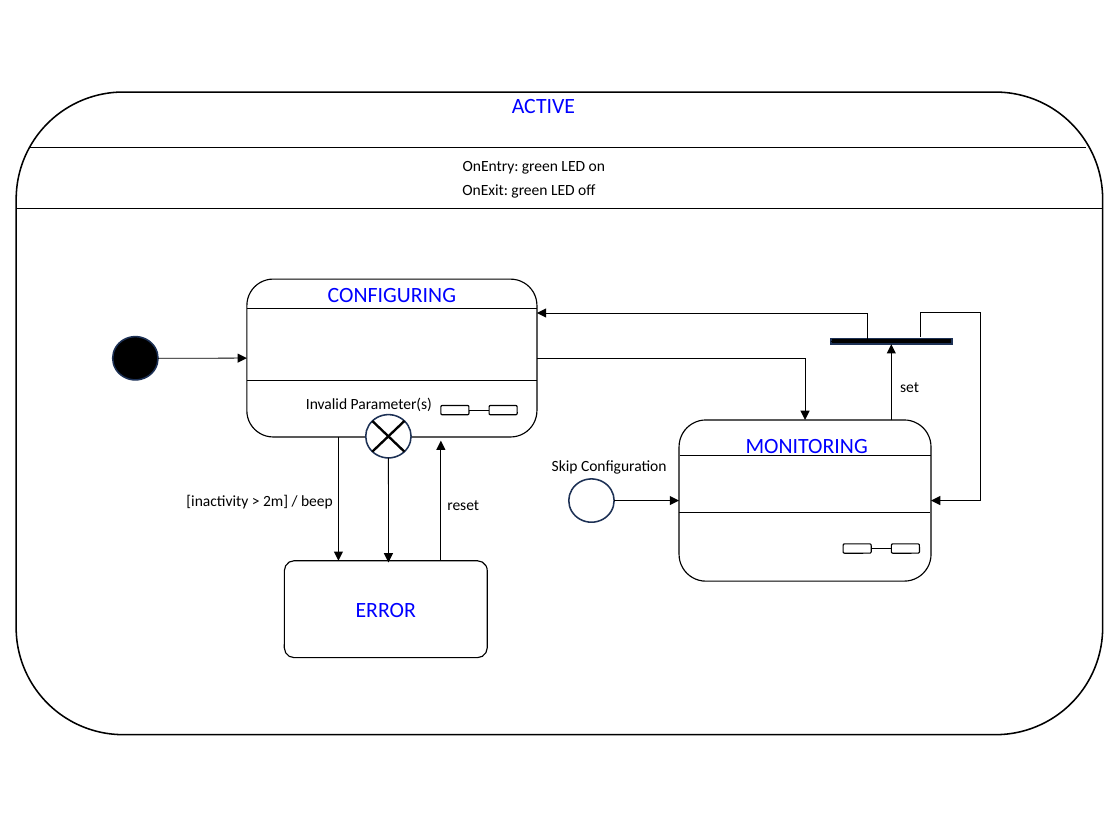
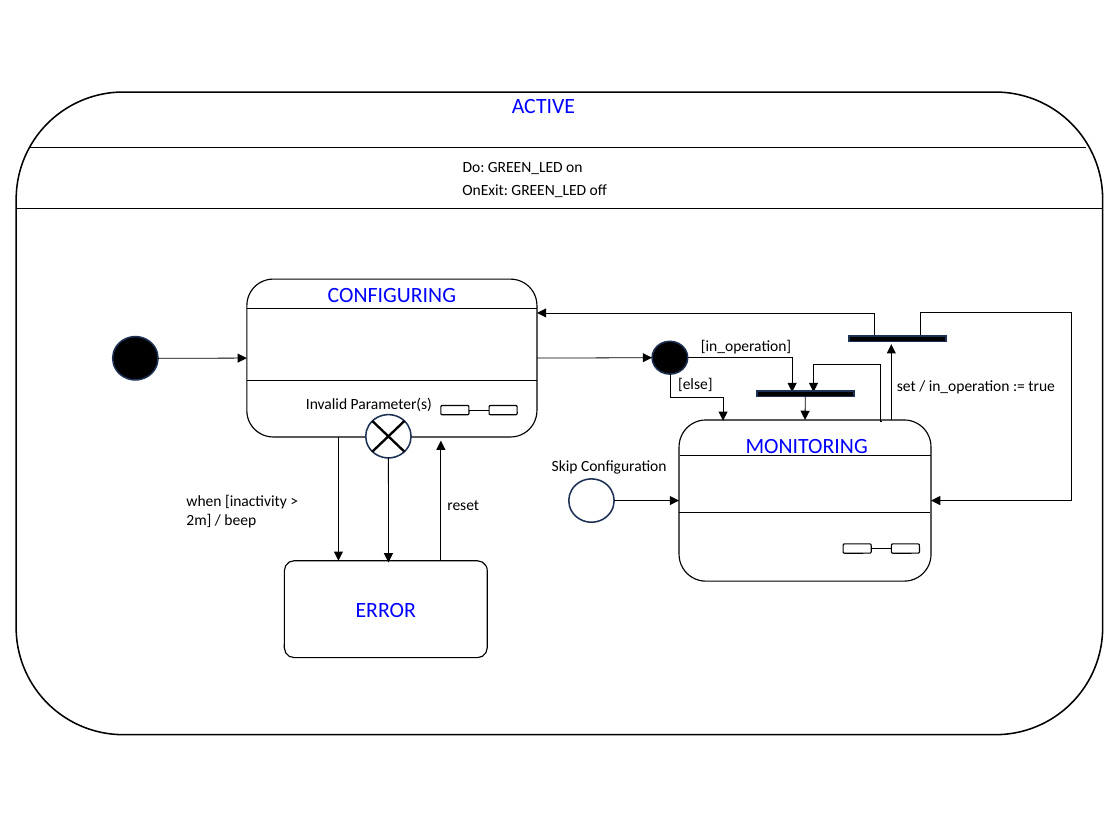
Before and after one commit to NathanGrenier/SOEN-331, a slide deck: slide 3 of Assignment3/Patel-Grenier.pptx. Drawn at 1120x840 pixels with LibreOffice and Linux fonts; fonts in the diff are those of the drawing. Boxes give left, top, right and bottom in pixels: in the first picture for what was removed or moved away, otherwise in the second. Text is boxed around its words. In the diff, an @@ line names an element or a change of style, - is before the commit and + after.

```diff
--- a/Assignment3/Patel-Grenier.pptx
+++ b/Assignment3/Patel-Grenier.pptx
@@ text at (463,162,582,174): text changed @@
-OnEntry: green LED on
+Do: GREEN_LED on
@@ text at (462,184,607,197): text changed @@
-OnExit: green LED off
+OnExit: GREEN_LED off
@@ elbow arrow moved from (831, 342) - (536, 312) to (874, 336) - (536, 312) @@
@@ elbow arrow (921, 337) - (931, 501): route changed @@
@@ arrow added from (536, 358) to (652, 357), #000000 0.5 pt @@
@@ ellipse added at (652,342,688,374), fill #000000, outline #1E3256 1 pt @@
@@ elbow arrow moved from (536, 358) - (805, 420) to (654, 358) - (792, 392) @@
@@ text added at (701,339,791,354), 10 pt, text #000000 @@
+[in_operation]
@@ rectangle: place and size @@
-rectangle at (831,338,952,344)
+rectangle at (849,336,946,342)
@@ elbow arrow added from (670, 374) to (724, 421), #000000 0.5 pt @@
@@ text added at (678,377,713,391), 10 pt, text #000000 @@
+[else]
@@ elbow arrow added from (881, 421) to (813, 392), #000000 0.5 pt @@
@@ text at (897,380,1054,394): text changed @@
-set
+set / in_operation := true
@@ rectangle added at (757,391,855,396), fill #000000, outline #1E3256 1 pt @@
@@ arrow added from (805, 396) to (805, 420), #000000 0.5 pt @@
@@ text at (186,494,287,528): text changed @@
-[inactivity > 2m] / beep
+when [inactivity > 2m] / beep
```
Also in this commit, not shown: 4 other slides changed, 1 other file.
